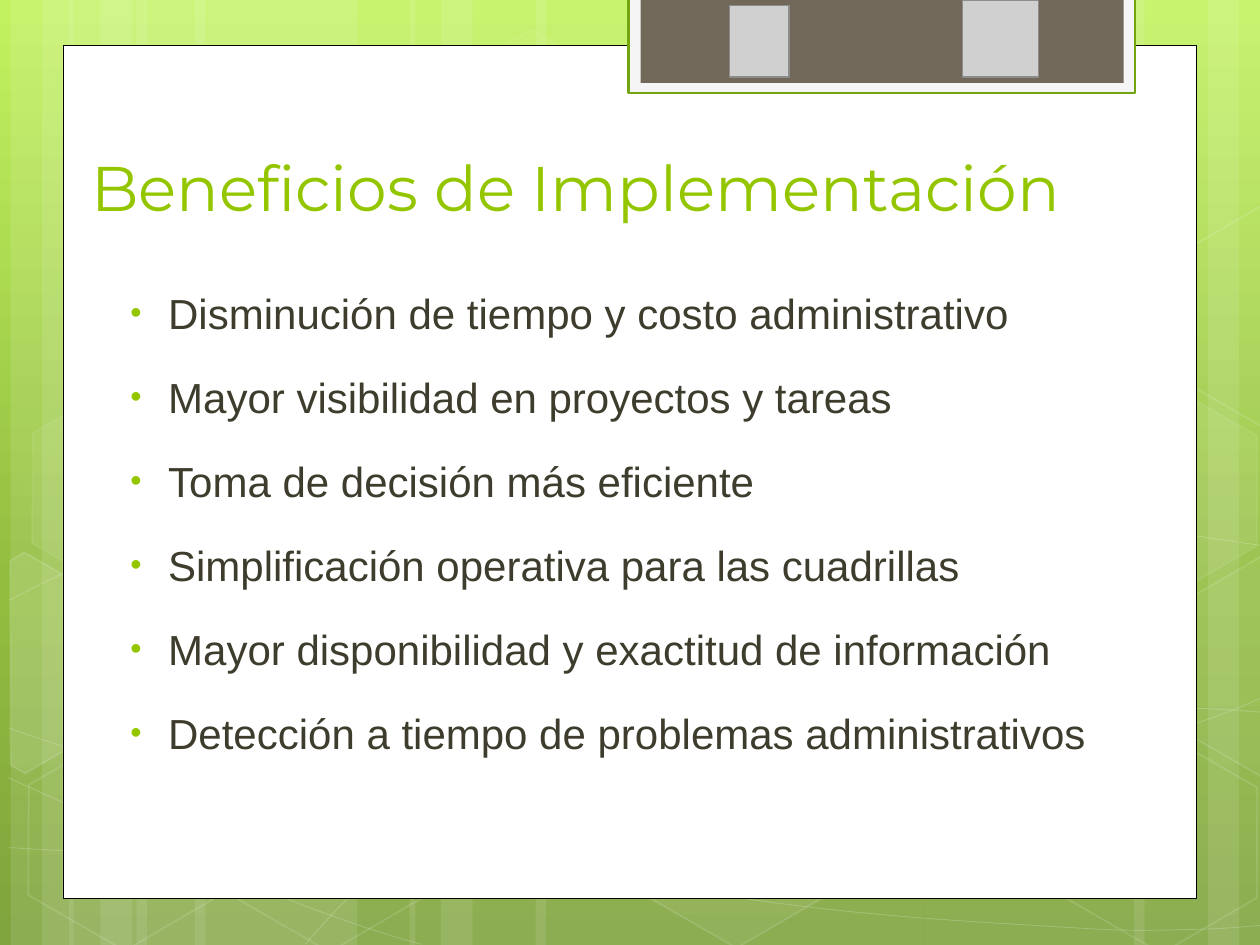
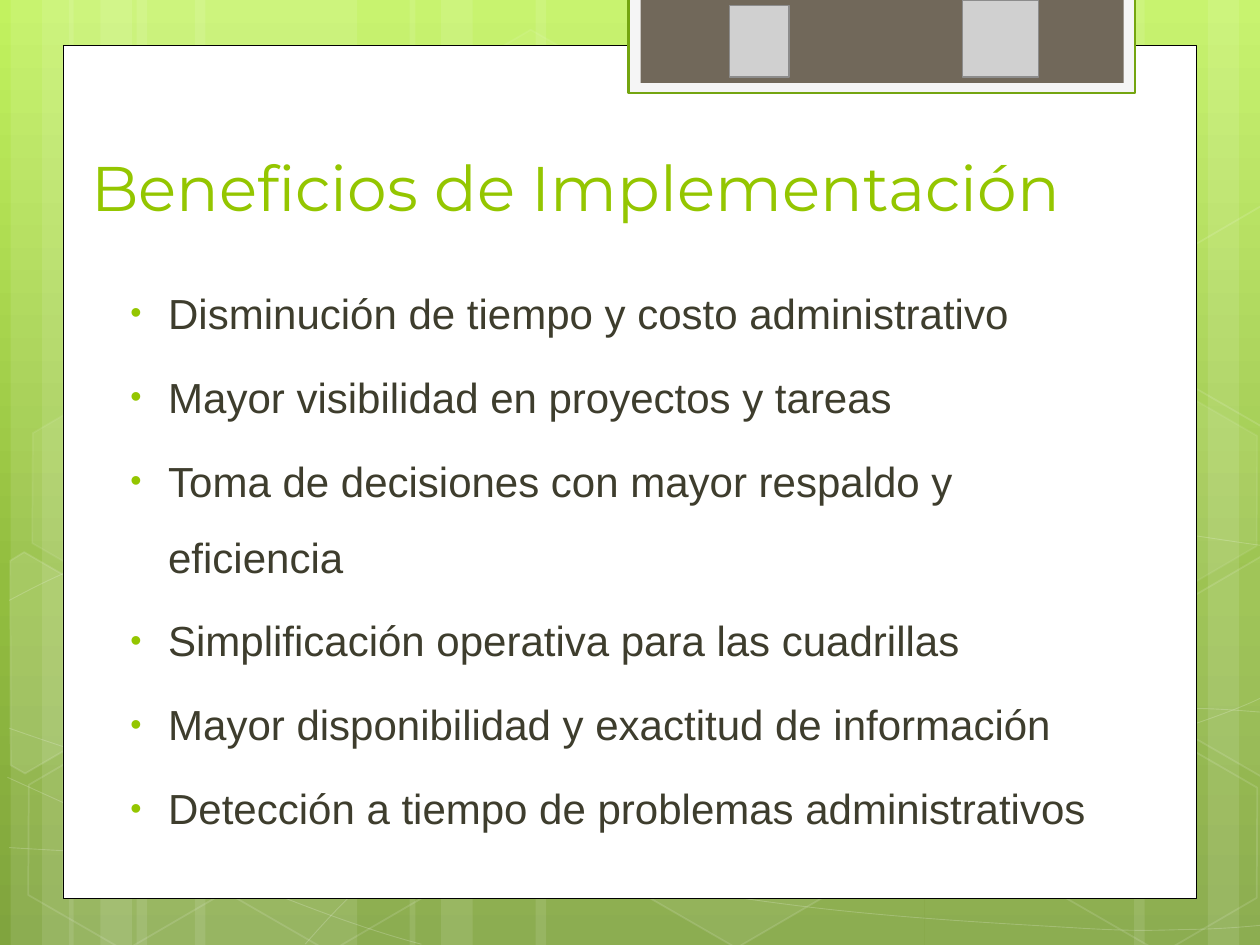
Before and after one commit to ptissera/habilitacion-profesional-2012-4k4, a slide deck: slide 30 of Documentacion/Proyecto/Presentacion Final/Exposicion Final.pptx (slide 29 before the commit). Drawn at 1260x945 pixels with LibreOffice and Linux fonts; fonts in the diff are those of the drawing; grey boxes stand for pictures. Boxes give left, top, right and bottom in pixels: in the first picture for what was removed or moved away, otherwise in the second. Text is boxed around its words. In the diff, an @@ line names an element or a change of style, - is before the commit and + after.

```diff
--- a/Documentacion/Proyecto/Presentacion Final/Exposicion Final.pptx
+++ b/Documentacion/Proyecto/Presentacion Final/Exposicion Final.pptx
@@ text at <box>168,466,952,574</box>: text changed @@
-• Toma de decisión más eficiente
+• Toma de decisiones con mayor respaldo y eficiencia
```
Also in this commit, not shown: 19 other slides changed, 3 slides added, 1 other file.
